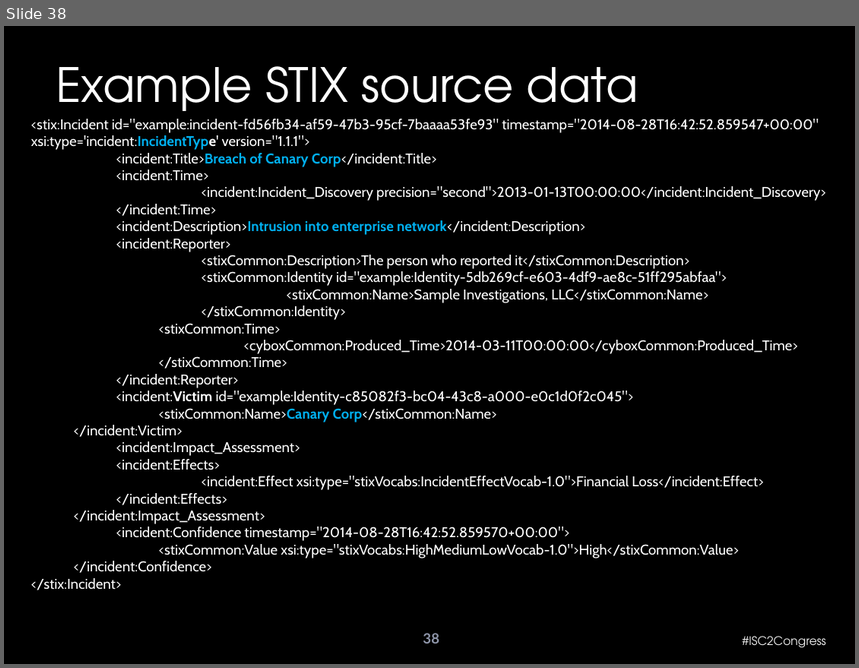
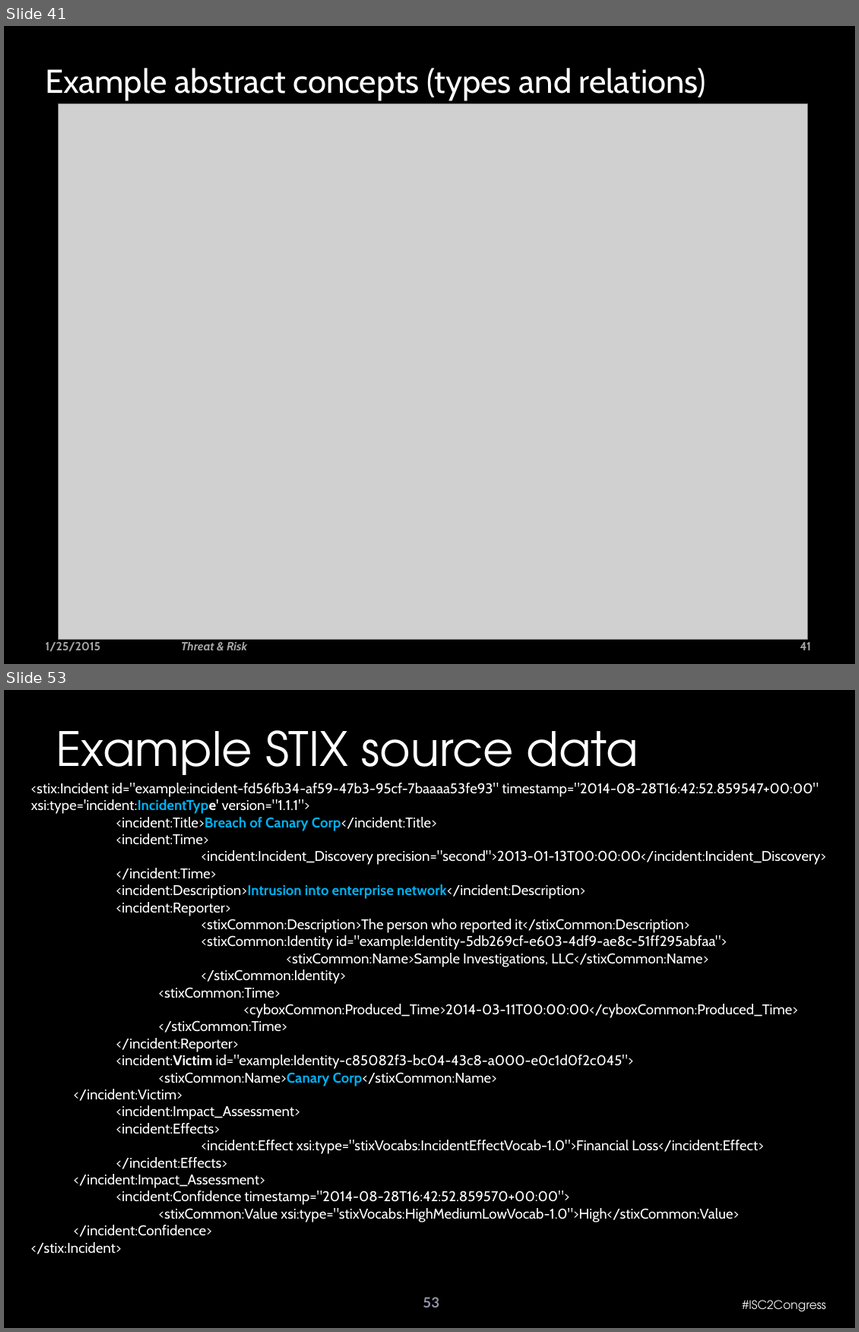
Before and after one commit to omg-threat-modeling/phase1, a slide deck: Team/Threat-risk - face-face.pptx. Shown one above the other, each under a label of ours: slide 38 before the commit, slides 41 and 53 after it; the slides between them are not shown. The pictures are 859x668 and 859x1332 pixels, drawn with LibreOffice and Linux fonts; fonts in the diff are those of the drawing; grey boxes stand for pictures; background and template pictures are left out. Boxes give left, top, right and bottom in pixels: in the first picture for what was removed or moved away, otherwise in the second. Text is boxed around its words. In the diff, an @@ line names an element or a change of style, - is before the commit and + after.

```diff
--- a/Team/Threat-risk - face-face.pptx
+++ b/Team/Threat-risk - face-face.pptx
@@ slide 41 added at box(4, 26, 855, 664), background picture (left out) @@
@@ rectangle added at box(4, 26, 855, 664), fill #000000 at 50% opacity @@
@@ title added at box(45, 68, 706, 100), 28 pt, text #FFFFFF @@
+Example abstract concepts (types and relations)
@@ picture added at box(59, 104, 807, 640) @@
@@ text added at box(45, 642, 101, 652), 10 pt, text #FFFFFF at 65% opacity, bold @@
+1/25/2015
@@ text added at box(181, 642, 247, 651), 10 pt, text #FFFFFF at 65% opacity, bold, italic @@
+Threat & Risk
@@ page number added at box(800, 642, 812, 651), 10 pt, text #FFFFFF at 65% opacity, bold @@
+41
@@ what was slide 38 is now slide 53 @@
@@ page number at box(423, 1297, 439, 1308): text changed @@
-38
+53
```
Also in this commit, not shown: 37 slides changed, 15 other slides added, 1 slide removed, 5 other files.
